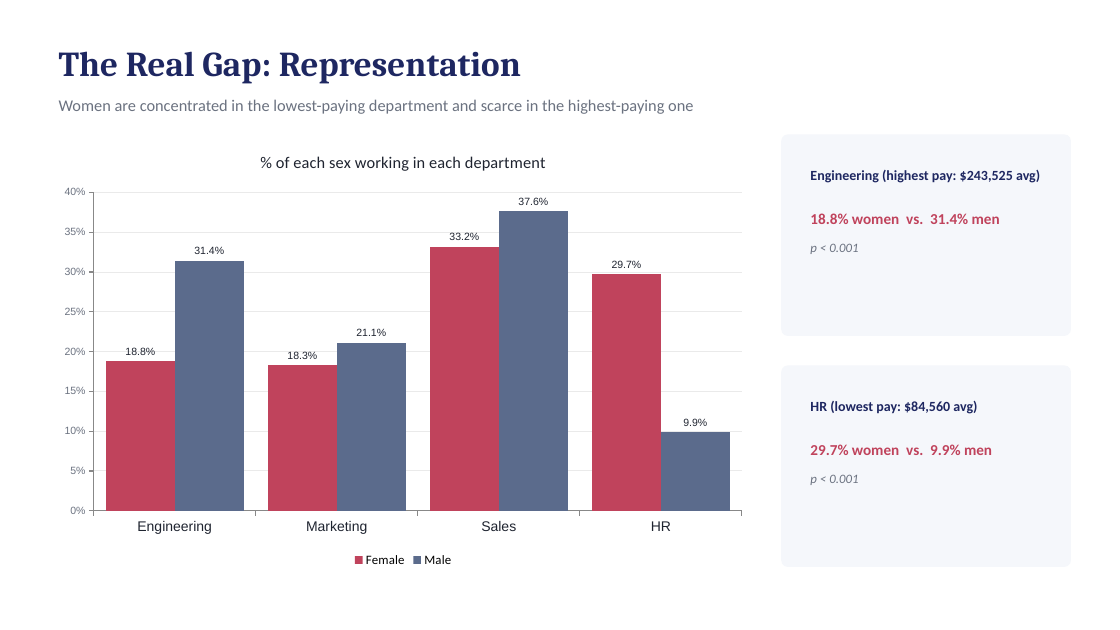
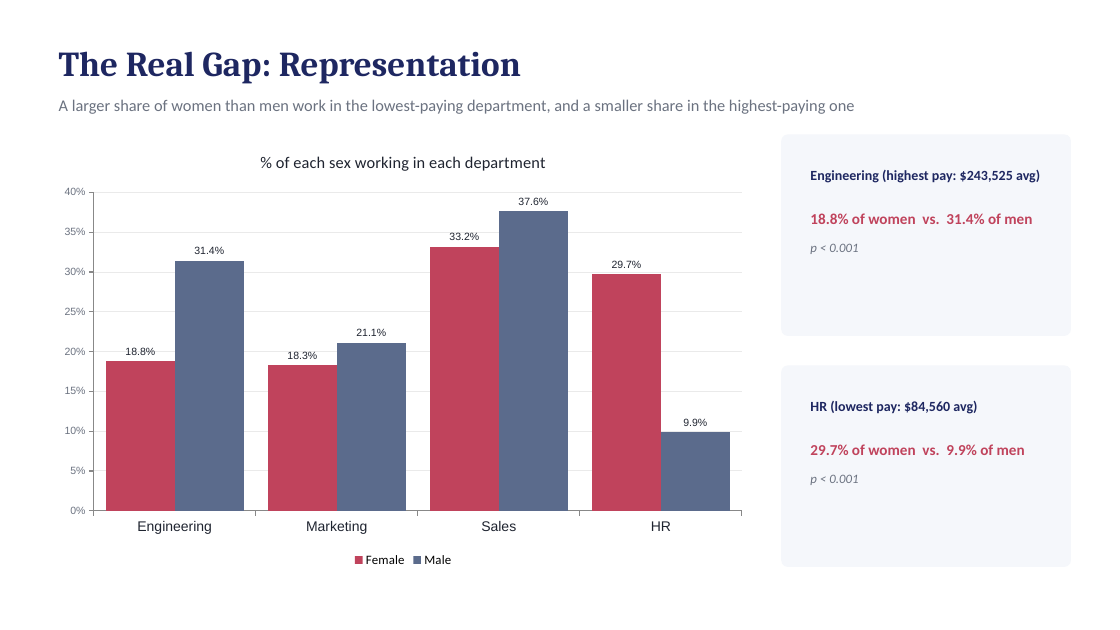
Before and after one commit to glowwormkpo/Workplace_Diversity, a slide deck: slide 8 of Workplace_Diversity_Analysis_Deck.pptx. Drawn at 1120x630 pixels with LibreOffice and Linux fonts; fonts in the diff are those of the drawing. Boxes give left, top, right and bottom in pixels: in the first picture for what was removed or moved away, otherwise in the second. Text is boxed around its words. In the diff, an @@ line names an element or a change of style, - is before the commit and + after.

```diff
--- a/Workplace_Diversity_Analysis_Deck.pptx
+++ b/Workplace_Diversity_Analysis_Deck.pptx
@@ text at bbox=[59, 99, 854, 114]: text changed @@
-Women are concentrated in the lowest-paying department and scarce in the highest-paying one
+A larger share of women than men work in the lowest-paying department, and a smaller share in the highest-paying one
@@ text at bbox=[810, 213, 1032, 224]: text changed @@
-18.8% women vs. 31.4% men
+18.8% of women vs. 31.4% of men
@@ text at bbox=[810, 444, 1025, 455]: text changed @@
-29.7% women vs. 9.9% men
+29.7% of women vs. 9.9% of men
```
Also in this commit, not shown: 8 other slides changed, 4 other files.
